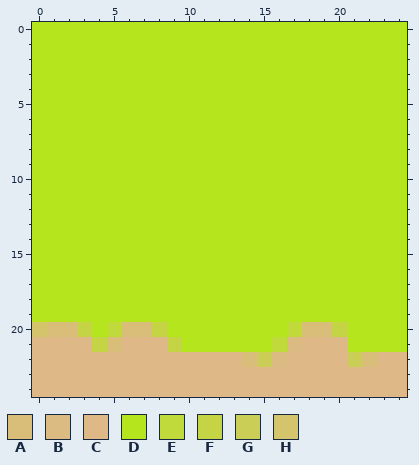
Two states of a pixel-art sprite, imgs/grama6.png. That is the earlier state.
The file is 25x25 pixels. Colours within 5 levels of each other are drawn and written as one.
Palette (. is transparent): A #d9be7a  B #dbbb81  C #deb887  D #b5e61d  E #c0d93b  F #c4d445  G #cbce56  H #d4c46c
New version:
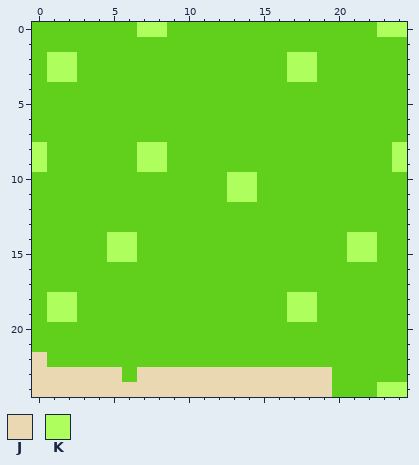
Colours new in this view: J #e9d8b1  K #aeff5e
The exact change:
@@ palette @@
-D #b5e61d
+D #60d01c
@@ x 0..24 @@
- 0 DDDDDDDDDDDDDDDDDDDDDDDDD
+ 0 DDDDDDDKKDDDDDDDDDDDDDDKK
  1 DDDDDDDDDDDDDDDDDDDDDDDDD
- 2 DDDDDDDDDDDDDDDDDDDDDDDDD
- 3 DDDDDDDDDDDDDDDDDDDDDDDDD
+ 2 DKKDDDDDDDDDDDDDDKKDDDDDD
+ 3 DKKDDDDDDDDDDDDDDKKDDDDDD
  4 DDDDDDDDDDDDDDDDDDDDDDDDD
@@ x 0..24 @@
  7 DDDDDDDDDDDDDDDDDDDDDDDDD
- 8 DDDDDDDDDDDDDDDDDDDDDDDDD
- 9 DDDDDDDDDDDDDDDDDDDDDDDDD
-10 DDDDDDDDDDDDDDDDDDDDDDDDD
-11 DDDDDDDDDDDDDDDDDDDDDDDDD
+ 8 KDDDDDDKKDDDDDDDDDDDDDDDK
+ 9 KDDDDDDKKDDDDDDDDDDDDDDDK
+10 DDDDDDDDDDDDDKKDDDDDDDDDD
+11 DDDDDDDDDDDDDKKDDDDDDDDDD
 12 DDDDDDDDDDDDDDDDDDDDDDDDD
 13 DDDDDDDDDDDDDDDDDDDDDDDDD
-14 DDDDDDDDDDDDDDDDDDDDDDDDD
-15 DDDDDDDDDDDDDDDDDDDDDDDDD
+14 DDDDDKKDDDDDDDDDDDDDDKKDD
+15 DDDDDKKDDDDDDDDDDDDDDKKDD
 16 DDDDDDDDDDDDDDDDDDDDDDDDD
 17 DDDDDDDDDDDDDDDDDDDDDDDDD
-18 DDDDDDDDDDDDDDDDDDDDDDDDD
-19 DDDDDDDDDDDDDDDDDDDDDDDDD
-20 HAAFDEAAFDDDDDDDDEAAFDDDD
-21 CCCCFACCCFDDDDDDEBCCCDDDD
-22 CCCCCCCCCCCCCCAGBCCCCGACC
-23 CCCCCCCCCCCCCCCCCCCCCCCCC
-24 CCCCCCCCCCCCCCCCCCCCCCCCC
+18 DKKDDDDDDDDDDDDDDKKDDDDDD
+19 DKKDDDDDDDDDDDDDDKKDDDDDD
+20 DDDDDDDDDDDDDDDDDDDDDDDDD
+21 DDDDDDDDDDDDDDDDDDDDDDDDD
+22 JDDDDDDDDDDDDDDDDDDDDDDDD
+23 JJJJJJDJJJJJJJJJJJJJDDDDD
+24 JJJJJJJJJJJJJJJJJJJJDDDKK
